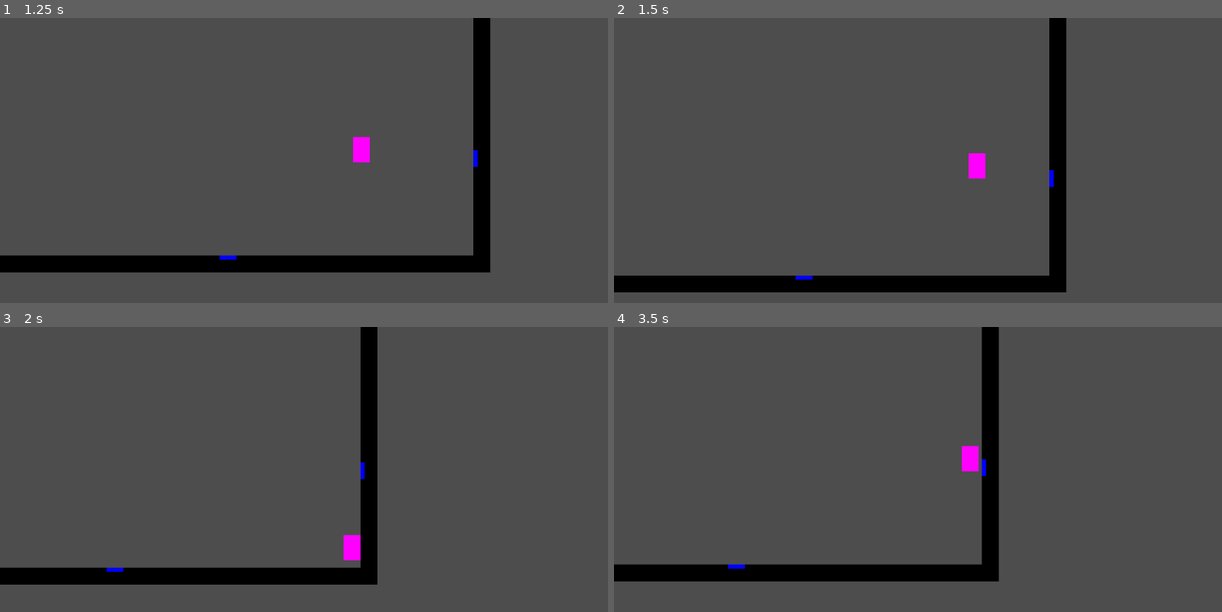
Above: before the commit, frames 1-4 (two rows, left to right).
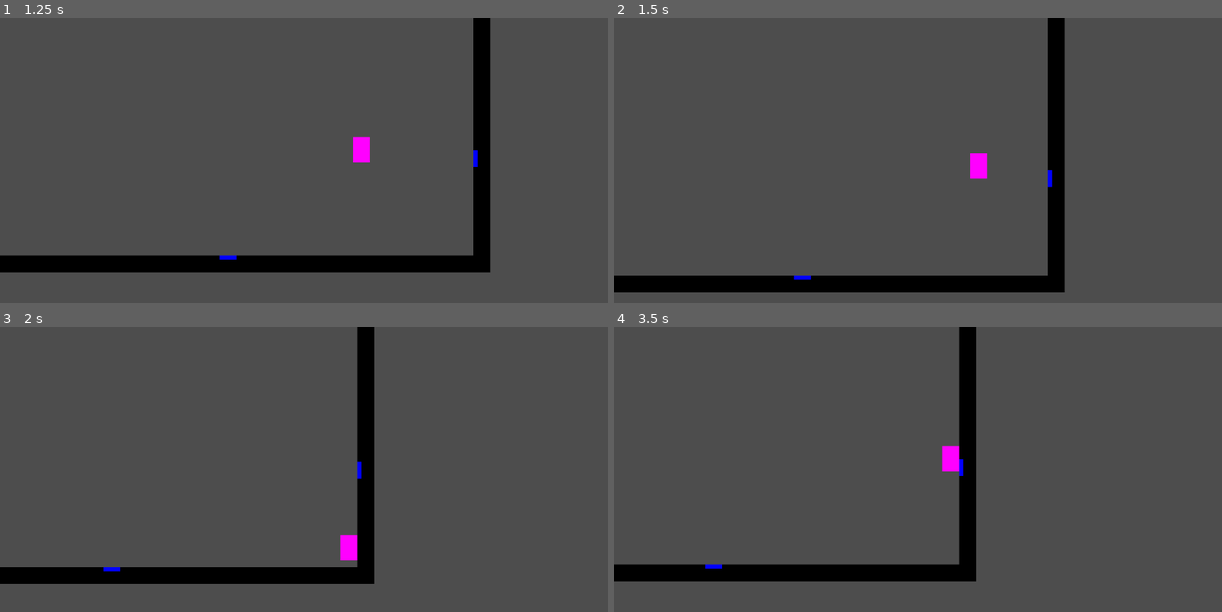
Above: after the commit, the same moments.

Repository: EdwardStanford7/MistbornGame
Game: Godot game, scene res://Levels/test_level.tscn
Two runs of this game, one before a commit and one after it. Both use one fixed random seed, a clock stepped at 60 frames per second and the inputs below.
Inputs (mouse positions are in pixels of both pictures, inside the frame that each line leads up to):
- Up to frame 1 (1.25 s): move the mouse to (437, 171) at 0.52 s; hold D (right) from 0.53 s (still down); hold Shift (pull) from 0.53 s (still down); tap Space (jump) at 0.77 s
- Up to frame 2 (1.5 s): keep holding D (right); move the mouse to (796, 206) at 1.27 s; release Shift (pull) at 1.28 s; tap Ctrl (push) at 1.35 s
- Up to frame 3 (2 s): keep holding D (right); tap Space (jump) at 1.52 s
- Up to frame 4 (3.5 s): move the mouse to (978, 423) at 2.02 s; release D (right) at 2.03 s; hold A (left) 2.03-2.78 s; hold Shift (pull) 2.03-2.78 s; move the mouse to (887, 566) at 2.77 s; hold D (right) from 2.78 s (still down); tap Ctrl (push) at 2.85 s; tap Space (jump) at 3.02 s

Frame 1 is identical in both runs. In frame 2, 0.7% of the frame differs, in the area x 29-75%, y 0-97%; in frame 3, 1.4%; in frame 4, 5.4%, in the area x 15-64%, y 0-90%.

Commit message:
Update player.gd

Diff:
--- a/Scripts/player.gd
+++ b/Scripts/player.gd
@@ -14,7 +14,7 @@
 	handle_gravity(delta)
 	handle_jump_input()
 	handle_move_input(delta)
-	handle_iron_steel_input(delta)
+	handle_iron_steel_input()
 
 	move_and_slide()
 
@@ -37,19 +37,19 @@
 	else:
 		velocity.x *= air_momentum * delta
 
-func handle_iron_steel_input(delta):
+func handle_iron_steel_input():
 	var pulling = Input.is_action_pressed("pull")
 	var pushing = Input.is_action_pressed("push")
 
 	if pulling && pushing:
 		return
 
+	var target = get_target_metal()
+	if target:
+		selected_metal = target
+
 	if !selected_metal:
-		var target = get_target_metal()
-		if !target:
-			return
-		else:
-			selected_metal = target
+		return
 
 	if pulling:
 		velocity += selected_metal.pull(position, mass, pull_push_strength)
@@ -67,7 +67,7 @@
 
 	for object in get_tree().get_nodes_in_group("Metal"):
 		var distance = get_viewport().get_mouse_position().distance_to(object.get_global_transform_with_canvas().origin)
-		if distance < distance_away && distance < 50:
+		if distance < distance_away && distance < 75:
 			distance_away = distance
 			return_node = object;
 	return return_node
